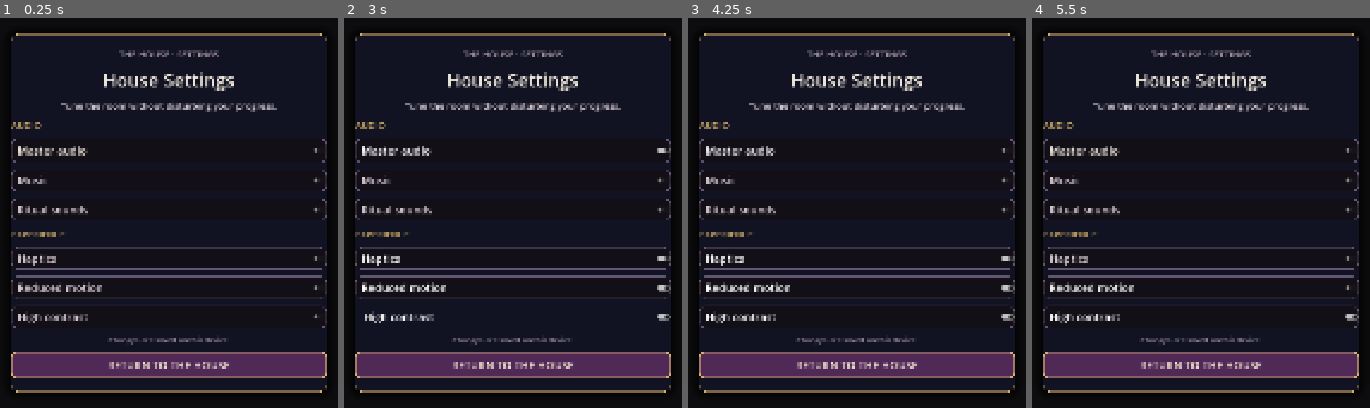
Above: before the commit, frames 1-4 (left to right).
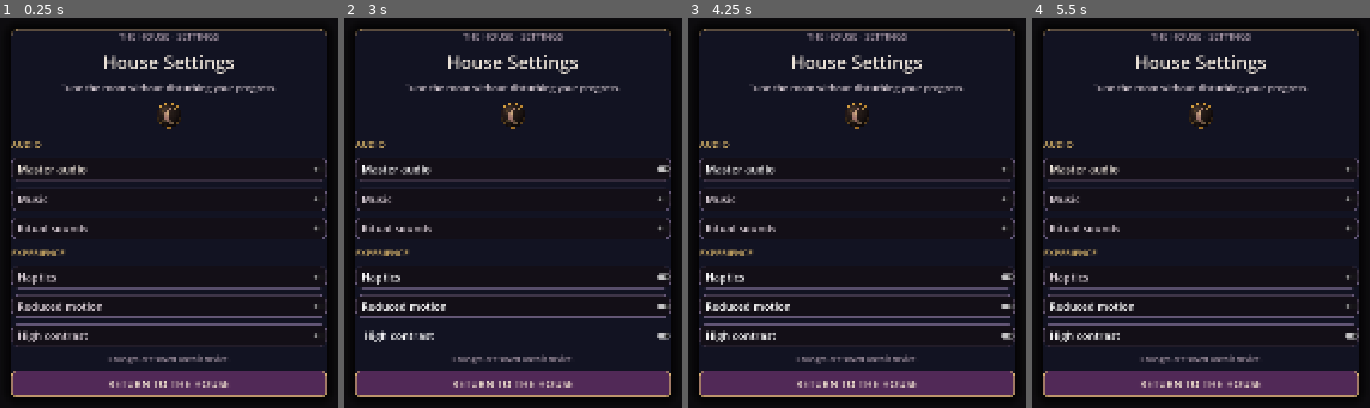
Above: after the commit, the same moments.

Repository: Jay-prodesign/akilta-match3
Game: Godot game, scene res://src/ui/settings/settings_panel.tscn
Two runs of this game, one before a commit and one after it. Both use one fixed random seed, a clock stepped at 60 frames per second and the inputs below. This scene is started directly instead of the project's main scene.
Inputs:
- Up to frame 1 (0.25 s): no input
- Up to frame 2 (3 s): click "Master audio" at 0.5 s; click "Haptics" at 1.25 s; click "Reduced motion" at 2 s; click "High contrast" at 2.75 s
- Up to frame 3 (4.25 s): click "Master audio" at 3.5 s
- Up to frame 4 (5.5 s): click "Haptics" at 4.25 s; click "Reduced motion" at 5 s

The runs differ from the first frame. In frame 1, 24% of the frame differs, in the area x 3-97%, y 2-98%; in frame 2, 23%; in frame 3, 24%; in frame 4, 24%.

Commit message:
Author the settings surface for mobile review

Diff:
--- a/src/ui/settings/settings_panel.gd
+++ b/src/ui/settings/settings_panel.gd
@@ -2,6 +2,8 @@
 extends Control
 
 signal close_requested
+
+const PieceAssetLoader = preload("res://src/match3/presentation/piece_asset_loader.gd")
 
 @onready var master_toggle: CheckButton = $Card/Content/Master
 @onready var music_toggle: CheckButton = $Card/Content/Music
@@ -15,6 +17,7 @@
 
 func _ready() -> void:
 	_style_settings_overlay()
+	_install_house_sigil()
 	close_button.pressed.connect(func(): close_requested.emit())
 	master_toggle.toggled.connect(func(on): _set_setting("master_muted", not on))
 	music_toggle.toggled.connect(func(on): _set_setting("music_muted", not on))
@@ -61,3 +64,19 @@
 	close_button.add_theme_stylebox_override("pressed", hover)
 	close_button.add_theme_color_override("font_color", Color("#F4E5D3"))
 	close_button.add_theme_color_override("font_hover_color", Color("#F4E5D3"))
+
+
+func _install_house_sigil() -> void:
+	var content := get_node_or_null("Card/Content") as VBoxContainer
+	if content == null or content.has_node("HouseSigil"):
+		return
+	var sigil := TextureRect.new()
+	sigil.name = "HouseSigil"
+	sigil.custom_minimum_size = Vector2(0, 72)
+	sigil.expand_mode = TextureRect.EXPAND_IGNORE_SIZE
+	sigil.stretch_mode = TextureRect.STRETCH_KEEP_ASPECT_CENTERED
+	sigil.texture = PieceAssetLoader.ornament("res://assets/pieces/moon_sigil.svg")
+	sigil.modulate = Color("#E8C987")
+	sigil.mouse_filter = Control.MOUSE_FILTER_IGNORE
+	content.add_child(sigil)
+	content.move_child(sigil, 3)
